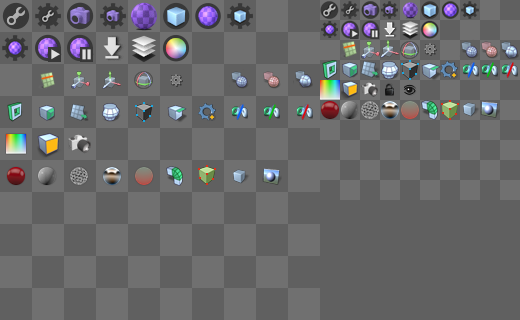
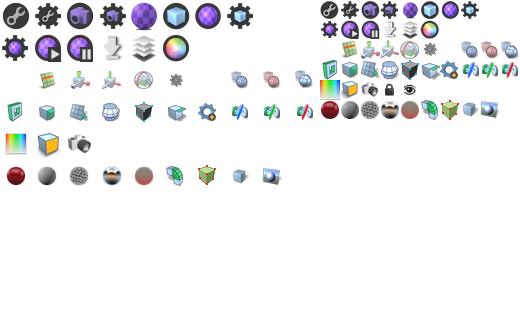
Revision of a layered 520x320 image; what changed, layer by layer:
hid "Layer 74" over [0, 0, 520, 320]
hid "Layer 1" over [0, 0, 520, 320]
